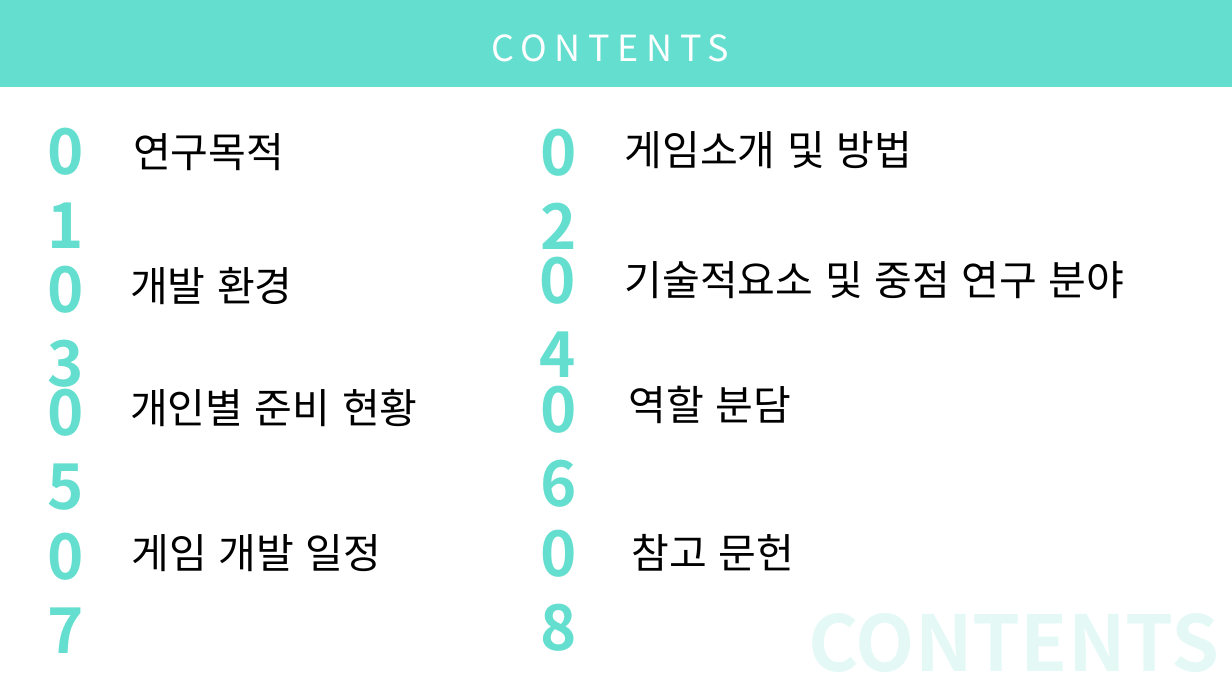
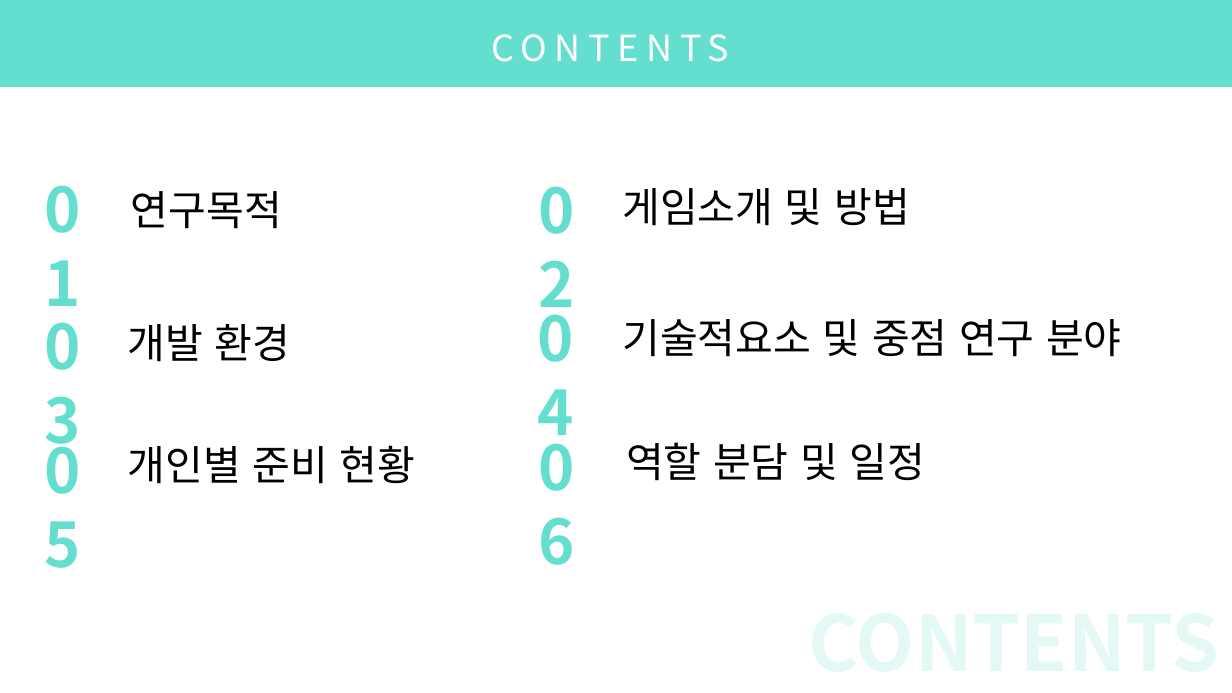
Before and after one commit to DoHanK/COLONY, a slide deck: slide 2 of 기획서/Colony_ppt발표.pptx. Drawn at 1232x693 pixels with LibreOffice and Linux fonts; fonts in the diff are those of the drawing. Boxes give left, top, right and bottom in pixels: in the first picture for what was removed or moved away, otherwise in the second. Text is boxed around its words. In the diff, an @@ line names an element or a change of style, - is before the commit and + after.

```diff
--- a/기획서/Colony_ppt발표.pptx
+++ b/기획서/Colony_ppt발표.pptx
@@ 5 texts: place and size @@
-5 texts at <box>130,110,609,451</box>
+5 texts at <box>128,167,607,508</box>
@@ 6 texts: place and size @@
-6 texts at <box>38,108,1124,454</box>
+6 texts at <box>36,166,1122,512</box>
@@ text at <box>626,442,926,481</box>: text changed @@
-역할 분담
+역할 분담 및 일정
@@ group removed at <box>38,510,794,598</box>: 4 texts @@
-07
-게임 개발 일정
-08
-참고 문헌
```
Also in this commit, not shown: 12 other slides changed, 3 slides added, 3 slides removed, 1 other file.
